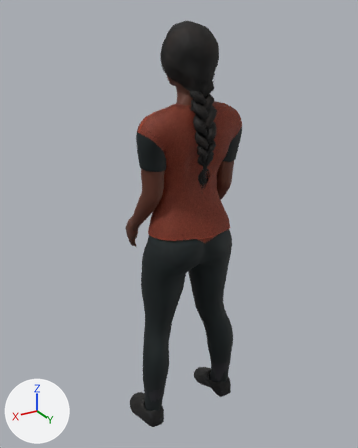
One commit to the glTF model public/models/npcs/braamfontein-creative.glb: the scene before it, then after it.
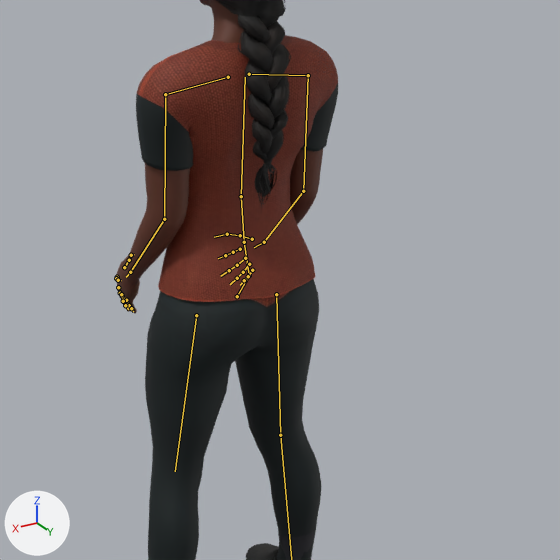
Each version appears first whole from a 50 mm lens placed at (0.983, 1.532, 1.763), pointed at (-0.014, -0.13, 0.932), and next in a close-up on the part from 18% to 100% of the width and 18% to 84% of the height. Every picture has the same lights, and +X, +Y and +Z are marked at lower left. The last two pictures show the newer version. Both versions are drawn at frame 4 of the action 'idle'; the numbers are the values there. The bones that change, and the others that lie on the model, are drawn over the model as lines in the close-ups.

Names of what the first close-up shows: 'HairShoesMesh', 'OutfitMesh', 'SkinMesh'.
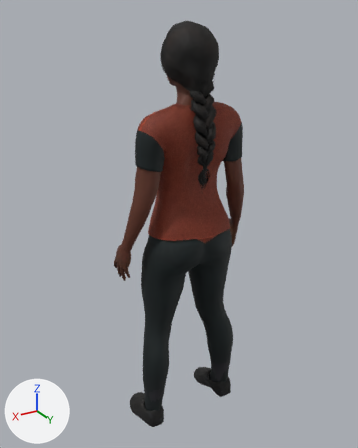
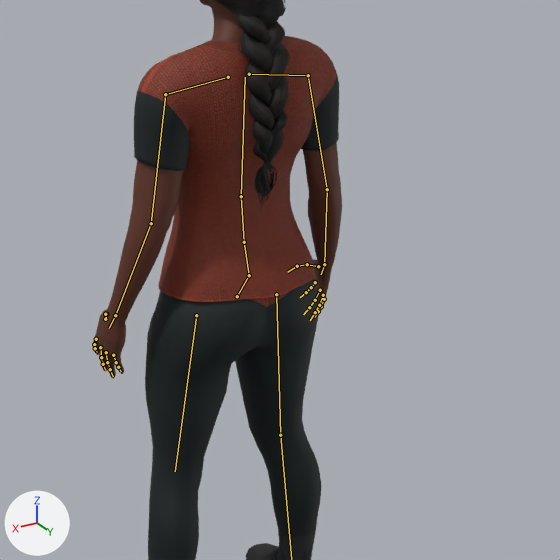
What changed in the scene script:
```text
Change bone_upperarm_l:
    where bone_upperarm_l = bpy.data.objects['Npc_braamfontein-creative'].pose.bones['UpperArm_L']  # child of 'clavicle_l'
    bone_upperarm_l.rotation_quaternion: (0.936, 0.0, 0.0, -0.352) -> (0.957, -0.073, -0.099, -0.263)  # degrees (0, 0, -41) -> degrees (-5, -13, -30)
Change bone_lowerarm_l:
    where bone_lowerarm_l = bpy.data.objects['Npc_braamfontein-creative'].pose.bones['LowerArm_L']  # child of 'UpperArm_L'
    bone_lowerarm_l.rotation_quaternion: (1.0, 0.0, 0.0, 0.0) -> (0.986, -0.166, -0.022, -0.013)  # degrees (0, 0, 0) -> degrees (-19, -3, -1)
Change bone_upperarm_r:
    where bone_upperarm_r = bpy.data.objects['Npc_braamfontein-creative'].pose.bones['UpperArm_R']  # child of 'clavicle_r'
    bone_upperarm_r.rotation_quaternion: (0.936, 0.0, 0.0, 0.352) -> (0.949, -0.102, 0.142, 0.262)  # degrees (0, 0, 41) -> degrees (-7, 19, 30)
Change bone_lowerarm_r:
    where bone_lowerarm_r = bpy.data.objects['Npc_braamfontein-creative'].pose.bones['LowerArm_R']  # child of 'UpperArm_R'
    bone_lowerarm_r.rotation_quaternion: (1.0, 0.0, 0.0, 0.0) -> (0.989, -0.146, 0.024, 0.016)  # degrees (0, 0, 0) -> degrees (-17, 3, 1)
```

What differs and where, as boxes (x1, y1, x2, y2) in the close-ups (560 x 560 px):
'OutfitMesh', posed
    before: (136, 35, 338, 560)
    after: (134, 36, 339, 560)
'SkinMesh', posed
    before: (115, 0, 323, 314)
    after: (93, 0, 342, 379)
bone 'UpperArm_L', root to tip
    before: (165, 94) to (164, 219)
    after: (165, 94) to (151, 223)
bone 'LowerArm_L', root to tip
    before: (164, 219) to (130, 272)
    after: (151, 223) to (115, 315)
bone 'UpperArm_R', root to tip
    before: (308, 75) to (303, 191)
    after: (308, 75) to (327, 189)
bone 'LowerArm_R', root to tip
    before: (303, 191) to (264, 242)
    after: (327, 189) to (324, 264)
